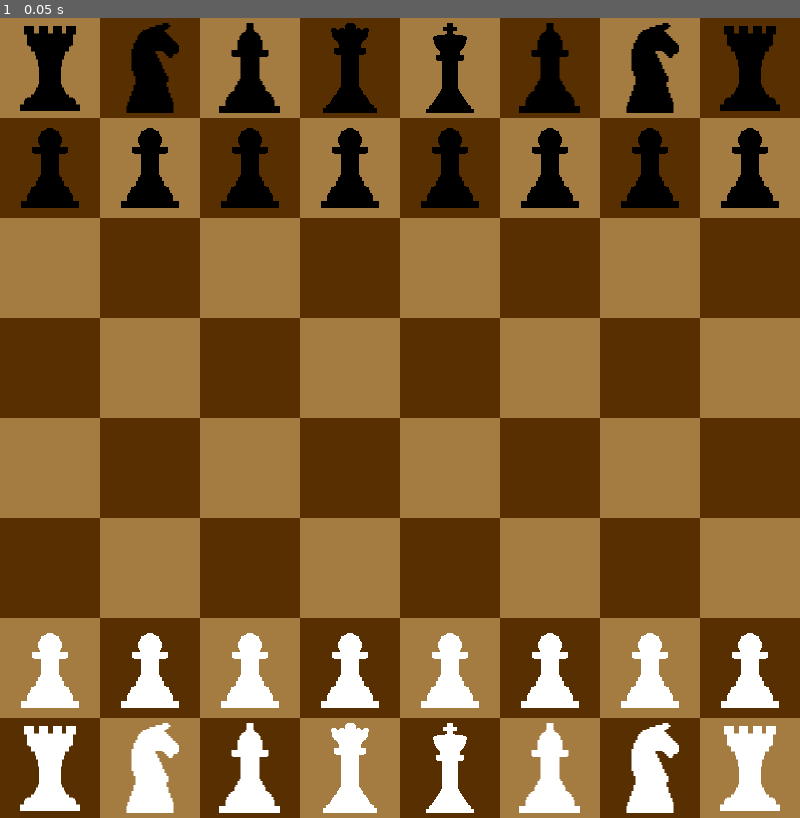
Above: before the commit, frame 1.
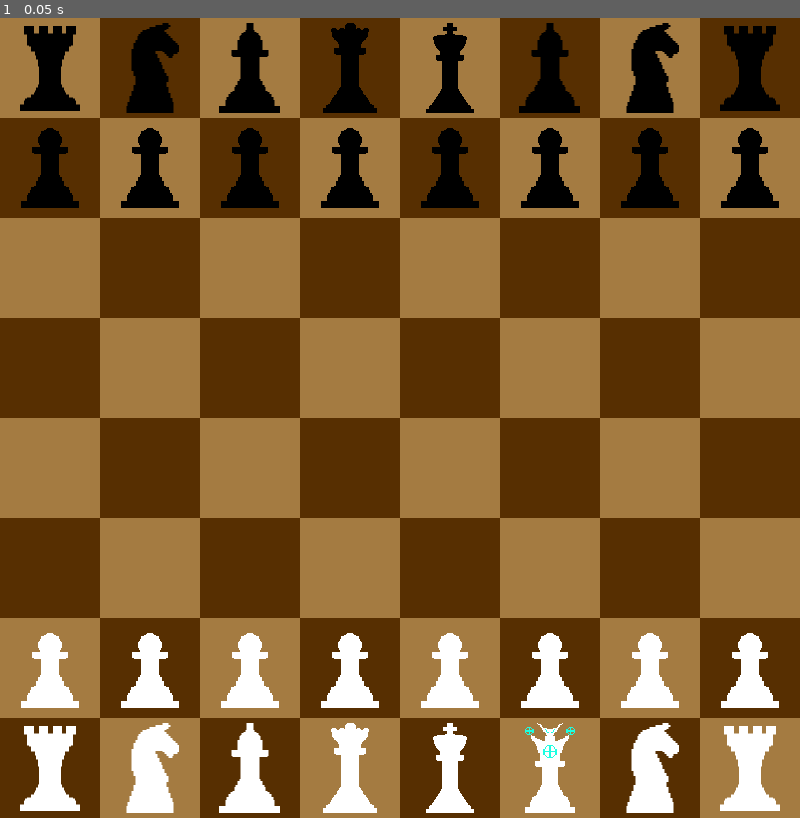
Above: after the commit, the same moment.

Repository: sammy-kuang/EvolutionChess
Game: Godot game, scene res://Scene.tscn
Two runs of this game, one before a commit and one after it. Both use one fixed random seed, a clock stepped at 60 frames per second and the inputs below. This scene is started directly instead of the project's main scene.
Inputs:
- Up to frame 1 (0.05 s): no input

The runs differ from the first frame. In frame 1, 0.2% of the frame differs, in the area x 64-73%, y 88-100%.

Commit message:
add bishop and knight upgraded moves

Diff:
--- a/Instances/Piece.gd
+++ b/Instances/Piece.gd
@@ -19,6 +19,11 @@
 
 # unique data concept
 var unique_data = []
+
+# upgraded concept
+var upgraded : bool = false
+var default_texture : Resource = null
+var upgraded_texture : Resource = null
 
 # Called when the node enters the scene tree for the first time.
 func _ready():
@@ -32,9 +37,12 @@
 
 func set_piece_type(new_piece_type : int):
 	piece_type = new_piece_type
-	texture = load("res://Sprites/"+team_prefix+PieceType.new().PIECES[piece_type].to_lower()+".png")
-
-func search_for_path_block(input_array):
+	default_texture = load("res://Sprites/"+team_prefix+PieceType.new().PIECES[piece_type].to_lower()+".png")
+	upgraded_texture = load("res://Sprites/"+team_prefix+PieceType.new().PIECES[piece_type].to_lower()+"_upgraded.png")
+
+	texture = default_texture
+
+func search_for_path_block(input_array, pierce_amount : int = 0):
 	var ret_data = []
 	for i in range(input_array.size()):
 		var t = input_array[i]
@@ -46,7 +54,11 @@
 				break
 			else:
 				ret_data.append(Move.new(self.tile, t, self, piece))
-				break
+				if pierce_amount <= 0:
+					break
+				else:
+					pierce_amount -= 1
+					continue
 	return ret_data
 
 func generate_vertical_moves():
@@ -163,10 +175,50 @@
 	return generation
 
 func generate_upgraded_moves():
-	pass
-
-func generate_legal_moves():
-	var moves = generate_possible_moves()
+	var generation = []
+
+	match piece_type:
+		1: # rook
+			pass
+		2: # knight
+			var a = []
+			var tp = tile.tile_pos
+			a.append(Vector2(tp.x+2, tp.y))
+			a.append(Vector2(tp.x-2, tp.y))
+			a.append(Vector2(tp.x, tp.y+2))
+			a.append(Vector2(tp.x, tp.y-2))
+
+			for b in a:
+				var t = main_ref.position_to_tile(b)
+				if t != null:
+					if t.is_placeable(team_index):
+						var p = t.get_enemy_piece(team_index)
+						generation.append(Move.new(tile, t, self, p))
+		3: # bishop
+			var data = []
+			data.append_array(search_for_path_block(tile.get_up_left(), 1))
+			data.append_array(search_for_path_block(tile.get_up_right(), 1))
+			data.append_array(search_for_path_block(tile.get_down_left(), 1))
+			data.append_array(search_for_path_block(tile.get_down_right(), 1))
+
+			generation.append_array(data)
+
+			for move in data: # dont let the upgraded bishop pierce to the king!
+				if move.taken_piece != null:
+					if move.taken_piece.piece_type == 5: # 5 is king?
+						generation.erase(move)
+		4: # queen
+			pass
+		5: # king
+			pass
+
+	return generation
+
+func set_upgraded_state(state : bool):
+	upgraded = state
+	texture = default_texture if !state else upgraded_texture
+
+func generate_legal_moves(moves):
 	var legal_moves = []
 	var enemy_team = get_team().get_enemy_team()
 	for move in moves:
--- a/Instances/Tile.gd
+++ b/Instances/Tile.gd
@@ -24,14 +24,18 @@
 	if tile_color == main_ref.black_color: # ui stuff
 		get_label().add_color_override("font_color", Color.white)
 
-func on_click():
-
+func on_click(mouse_index : int = 0):
 	# session
 	if Server.has_session: # we are in a multiplayer game!
 		if(main_ref.mouse_piece == null and piece != null):
+
+			if mouse_index == 1 and !piece.upgraded:
+				print("attempt to rightclick piece but piece not upgreaded")
+				return
+
 			if piece.team_index == Server.team_index: # make sure we're only picking up our team's pieces
 				if main_ref.current_turn == piece.team_index:
-					main_ref.pickup(piece)
+					main_ref.pickup(piece, mouse_index)
 		elif(main_ref.mouse_piece != null):
 			if main_ref.mouse_piece.is_possible_move(self):
 				main_ref.drop(main_ref.mouse_piece.get_possible_move(self))
@@ -40,8 +44,10 @@
 
 	# session less
 	if(main_ref.mouse_piece == null and piece != null):
+		if mouse_index == 1 and !piece.upgraded:
+			return
 		if main_ref.current_turn == piece.team_index:
-			main_ref.pickup(piece)
+			main_ref.pickup(piece, mouse_index)
 	elif(main_ref.mouse_piece != null):
 		if main_ref.mouse_piece.is_possible_move(self):
 			main_ref.drop(main_ref.mouse_piece.get_possible_move(self))
@@ -74,13 +80,13 @@
 
 	return ret_data
 
-func get_surrounding_tiles():
+func get_surrounding_tiles(magnitude : int = 1):
 	if !surrounding_tiles.empty():
 		return surrounding_tiles
 
-	var h = get_horizontals(1)
-	var v = get_verticals(1)
-	var t = [get_up_right(1), get_up_left(1), get_down_right(1), get_down_left(1), h, v]
+	var h = get_horizontals(magnitude)
+	var v = get_verticals(magnitude)
+	var t = [get_up_right(magnitude), get_up_left(magnitude), get_down_right(magnitude), get_down_left(magnitude), h, v]
 
 	for i in range(t.size()):
 		if(!t[i].empty()):
--- a/Main.gd
+++ b/Main.gd
@@ -6,6 +6,7 @@
 export var black_color : Color = Color.black
 export var highlight_color : Color = Color.greenyellow
 export var check_color : Color = Color.red
+export var upgraded_move_color : Color = Color.gold
 export var piece_offset : float = 0
 
 # tile related
@@ -30,6 +31,7 @@
 	create_teams()
 #	parse_fen_string("4k3/r7/8/8/8/8/8/R3K2R w KQkq - 0 1")
 	parse_fen_string("rnbqkbnr/pppppppp/8/8/8/8/PPPPPPPP/RNBQKBNR w KQkq - 0 1")
+	set_piece_upgraded_state(29, true)
 
 
 func _process(_delta):
@@ -41,16 +43,24 @@
 
 
 func _input(event):
-	if event.is_action_pressed("click"): # we got a click
+	var mouse_event : bool = event.is_action_pressed("click") or event.is_action_pressed("right_click")
+
+	if mouse_event:
+		var mouse_index : int = 0 if event.is_action_pressed("click") else 1
 		if mouse_tile != null:
-			mouse_tile.on_click()
-	elif event.is_action_pressed("undo") and last_move != null:
+			mouse_tile.on_click(mouse_index)
+
+	elif event.is_action_pressed("undo") and !Server.has_session:
 		get_tree().reload_current_scene()
 
-func pickup(piece : Piece):
+func pickup(piece : Piece, mouse_index : int = 0):
+	# getting
+	var m = piece.generate_possible_moves() if mouse_index == 0 else piece.generate_upgraded_moves()
+	var c = highlight_color if mouse_index == 0 else upgraded_move_color
+	print(mouse_index)
 	# setting
 	mouse_piece = piece
-	mouse_piece.possible_moves = mouse_piece.generate_legal_moves()
+	mouse_piece.possible_moves = mouse_piece.generate_legal_moves(m)
 	piece.cached_tile = piece.tile
 	piece.z_index = 1
 	# de-linking
@@ -59,7 +69,7 @@
 
 	# highlighting
 	for i in range(mouse_piece.possible_moves.size()):
-		mouse_piece.possible_moves[i].end_tile.set_highlight(true)
+		mouse_piece.possible_moves[i].end_tile.set_highlight(true, c)
 
 
 func drop(move : Move):
@@ -106,6 +116,10 @@
 	if !is_simulation:
 		mp.position = et.position
 		last_move = move
+
+
+func set_piece_upgraded_state(piece_index : int, state : bool):
+	pieces[piece_index].set_upgraded_state(state)
 
 func upload_move_cipher(move : Move):
 	if Server.connected_global:
--- a/Scripts/Team.gd
+++ b/Scripts/Team.gd
@@ -49,6 +49,10 @@
 func has_enemy_in_check():
 	for piece in alive_pieces():
 		var moves = piece.generate_possible_moves()
+
+		if piece.upgraded:
+			moves.append_array(piece.generate_upgraded_moves())
+
 		for move in moves:
 			if move.end_tile.index == get_enemy_king().tile.index:
 				return true
--- a/project.godot
+++ b/project.godot
@@ -78,6 +78,11 @@
 "events": [ Object(InputEventMouseButton,"resource_local_to_scene":false,"resource_name":"","device":0,"alt":false,"shi …(212 unchanged characters)…
  ]
 }
+right_click={
+"deadzone": 0.5,
+"events": [ Object(InputEventMouseButton,"resource_local_to_scene":false,"resource_name":"","device":0,"alt":false,"shift":false,"control":false,"meta":false,"command":false,"button_mask":0,"position":Vector2( 0, 0 ),"global_position":Vector2( 0, 0 ),"factor":1.0,"button_index":2,"pressed":false,"doubleclick":false,"script":null)
+ ]
+}
 undo={
 "deadzone": 0.5,
 "events": [ Object(InputEventKey,"resource_local_to_scene":false,"resource_name":"","device":0,"alt":false,"shift":false,"control":false,"meta":false,"command":false,"pressed":false,"scancode":82,"unicode":0,"echo":false,"script":null)
Binary file added: Sprites/black_pawn_upgraded.png
Not shown, added: Sprites/black_pawn_upgraded.png.import
Binary file added: Sprites/white_pawn_upgraded.png
Not shown, added: Sprites/white_pawn_upgraded.png.import
